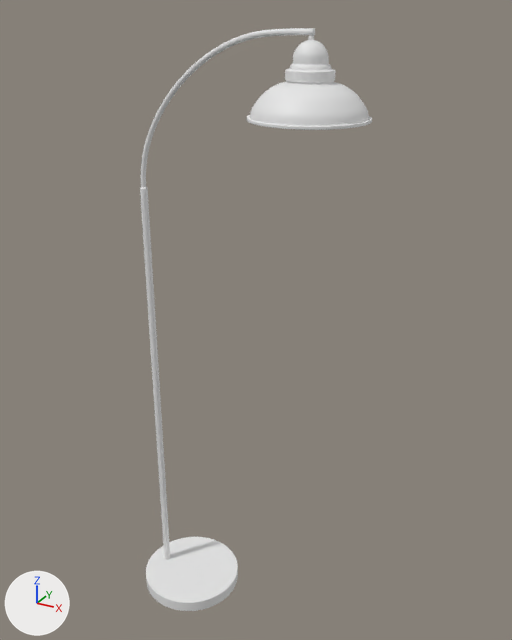
Renders of the Blender file Models/FloorLamp-56x10x10.blend from each side of a commit.
Before and after are seen from a 50 mm camera at (2.98, -4.19, 4.84) aimed at (0.58, 0.18, 2.65). Arrows for +X, +Y and +Z are at lower left; the lights stay in place.

The first picture shows 'Lamp Stand'.
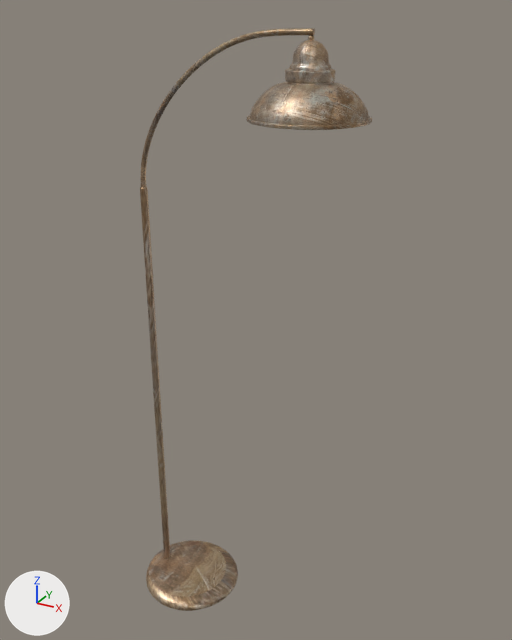
Pixel boxes (x1, y1, x2, y2) of what changed, in the pictures (512 x 640 px; the box of a moved part takes in the faces that stretch with it):
part 1 of me_lamp_stand, cut back: before (146, 537, 238, 611); after (146, 540, 238, 610)
part 2 of me_lamp_stand, cut back: before (141, 175, 146, 188); after (141, 175, 146, 187)
part 3 of me_lamp_stand, moved or reshaped: before (286, 40, 334, 85); after (286, 40, 334, 84)
part 4 of me_lamp_stand, recoloured (white to brown): (140, 28, 372, 567) in both

The change, as a diff of the scene's bpy script:
```diff
--- a/Models/FloorLamp-56x10x10.blend.py
+++ b/Models/FloorLamp-56x10x10.blend.py
@@ img_texturescom_bronzecopper0048_1_m_jpg @@
+img_texturescom_bronzecopper0048_1_m_jpg = load_image('TexturesCom_BronzeCopper0048_1_M.jpg', '../Textures/TexturesCom_BronzeCopper0048_1_M.jpg', 1600, 741, 'sRGB')
@@ mat_material @@
+mat_material = principled_material('Material')
+mat_material.texture = img_texturescom_bronzecopper0048_1_m_jpg
+mat_material.metallic = 0.792
+mat_material.roughness = 0.472
+mat_material.specular_ior_level = 0.292
@@ me_lamp_stand @@
 # used by ob_lamp_stand; location = (0.0, 0.0, 0.0)
-me_lamp_stand.from_pydata(...)  # 1523 vertices, 1501 faces; spans x -0.43..1.46, y -0.43..0.43, z 0.0..4.73
+me_lamp_stand.from_pydata(...)  # 1399 vertices, 1405 faces; spans x -0.43..1.46, y -0.43..0.43, z 0.0..4.73
+# me_lamp_stand part 1
+# 48 vertices are removed from x -0.43..0.43, y -0.43..0.43, z 0.0..0.1
+# 80 faces are deleted
+# 32 new faces join them
+# me_lamp_stand part 2
+# 16 vertices are removed from x -0.3..-0.26, y -0.02..0.02, z 3.62
+# 32 faces are deleted
+# 16 new faces join them
+# me_lamp_stand part 3
+# 60 vertices are removed from x 0.9..1.21, y -0.15..0.15, z 4.42..4.66
+# 236 faces are deleted
+# 3 vertices move within x 1.04..1.05, y -0.01, z 4.66
+# 204 new faces join them
+# me_lamp_stand part 4: 1153 faces spanning x -0.43..1.46, y -0.43..0.43, z 0.0..4.73 switch from no material to mat_material (picture img_texturescom_bronzecopper0048_1_m_jpg)
```
